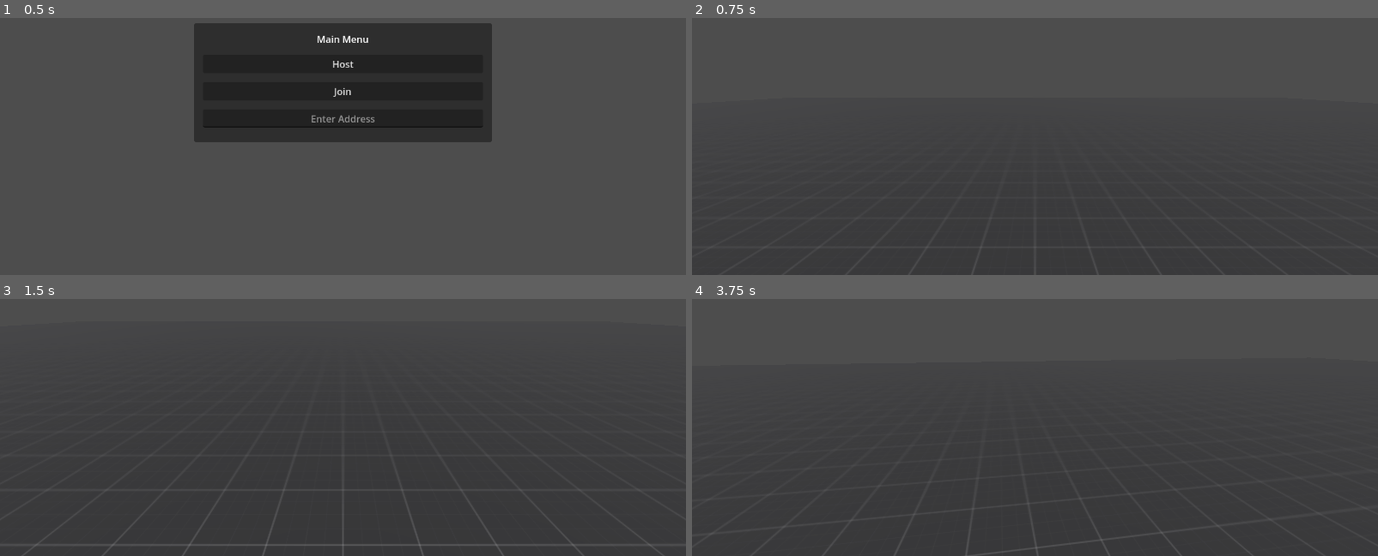
Above: before the commit, frames 1-4 (two rows, left to right).
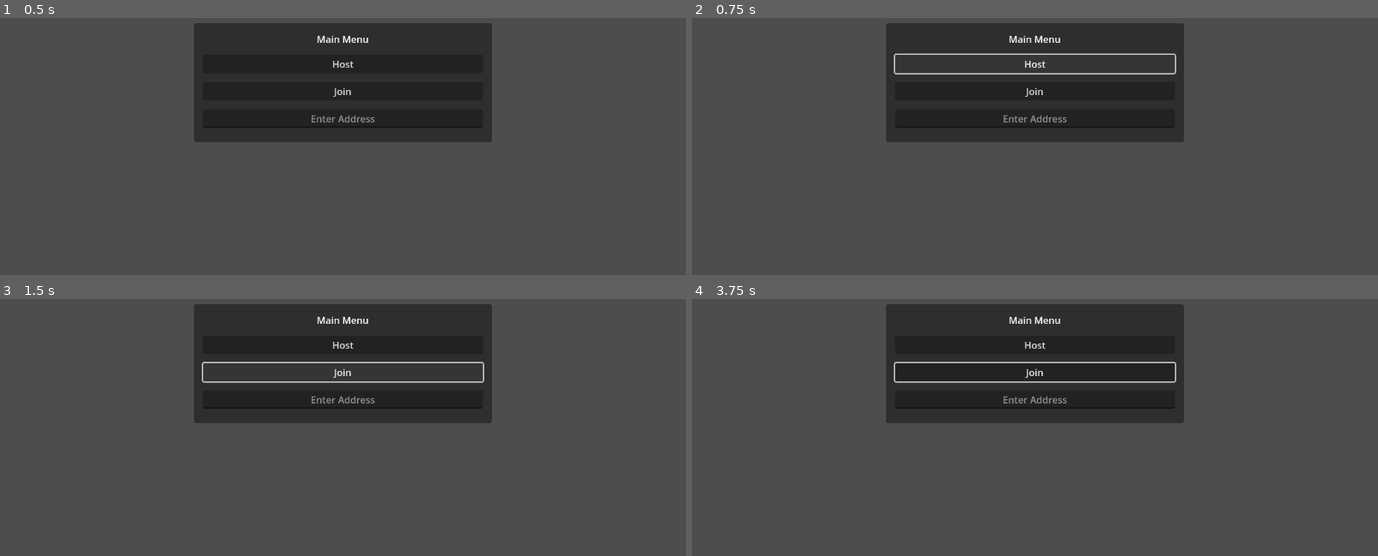
Above: after the commit, the same moments.

Repository: FailedIndustry/Industrial-Failure
Game: Godot game, scene res://Main.tscn
Two runs of this game, one before a commit and one after it. Both use one fixed random seed, a clock stepped at 60 frames per second and the inputs below. Before the commit the project starts from res://node_3d.tscn.
Inputs (mouse positions are in pixels of both pictures, inside the frame that each line leads up to):
- Up to frame 1 (0.5 s): no input
- Up to frame 2 (0.75 s): click "Host" at 0.5 s
- Up to frame 3 (1.5 s): click (343, 373) at 1.25 s, where only the run after the commit has a clickable "Join"
- Up to frame 4 (3.75 s): move the mouse to (1069, 363) at 2.02 s; hold W (up) from 2.03 s (still down); tap F at 2.1, 2.85, 3.6 s; move the mouse to (1000, 365) at 2.77 s; move the mouse to (1048, 358) at 3.52 s

Frame 1 is identical in both runs. In frame 2, 14% of the frame differs, in the area x 28-72%, y 2-43%; in frame 3, 10%; in frame 4, 16%.

Commit message:
way better structure

Diff:
--- /dev/null
+++ b/Client.gd
@@ -0,0 +1,16 @@
+extends "res://Multiplayer.gd"
+
+var join_server = func join_server(
+	remote_server,
+	port: int,
+	enet_peer: ENetMultiplayerPeer
+):
+	Logger.info("Joining server")
+	Logger.debug("\tServer: %s:%d" % [remote_server, port])
+
+	if enet_peer.create_client(remote_server, port) == Error.OK:
+		Logger.info("Connected to server")
+		return GenericResult.OK
+	else:
+		Logger.error("Unable to connect to server")
+		return GenericResult.SoftError
--- a/Main.gd
+++ b/Main.gd
@@ -1,22 +1,12 @@
 extends Node
 
-@onready var main_menu = $CanvasLayer/MainMenu
-@onready var address_eny = $CanvasLayer/MainMenu/MarginContainer/VBoxContainer/AddressEntry
-
 const PLAYER = preload("res://player.tscn")
-const PORT = 5413
-var enet_peer = ENetMultiplayerPeer.new()
-
-enum GenericResult {
-	OK,
-	SoftError,
-	HardError
-}
+const Server = preload("res://Server.gd")
+const Client = preload("res://Client.gd")
 
 # Called when the node enters the scene tree for the first time.
 func _ready():
 	Logger.debug("Main scene ready")
-
 
 # Called every frame. 'delta' is the elapsed time since the previous frame.
 func _process(delta):
@@ -27,79 +17,14 @@
 		Logger.info("Exiting game")
 		get_tree().quit()
 
-func retry_function(process: Callable, retries: int) -> GenericResult:
-	# Timer for retries
-	var timer: Timer
-	var start_timer = func():
-		if not timer:
-			timer = Timer.new()
-			timer.set_wait_time(1)
-		self.add_child(timer)
-		timer.start()
+func add_player(peer_id):
+	Logger.info("Creating player")
+	Logger.debug("Player id: %s" % peer_id)
 
-	var exit = func(exit_code: GenericResult):
-		if timer: timer.queue_free()
-		return exit_code
-
-	for i in retries:
-		match process.call():
-			GenericResult.OK:
-				return exit.call(GenericResult.OK)
-			GenericResult.HardError:
-				return exit.call(GenericResult.HardError)
-		Logger.debug("\tUnable to handle process. Retrying")
-
-		start_timer.call()
-
-	return exit.call(GenericResult.SoftError)
-
-func _on_host_button_pressed() -> GenericResult:
-	Logger.info("Creating host server")
-	main_menu.hide()
-
-	var server_start = func() -> GenericResult:
-		if not enet_peer.create_server(PORT) == Error.OK:
-			return GenericResult.OK
-		else:
-			return GenericResult.SoftError
-
-	var upnp_start = func() -> GenericResult:
-		if upnp_setup(): return GenericResult.SoftError
-		else: return GenericResult.OK
-
-	match retry_function(server_start, 5):
-		GenericResult.SoftError:
-			Logger.error("Unable to create Server")
-			return GenericResult.SoftError
-		GenericResult.HardError:
-			Logger.error("Hard error occured while starting UPNP")
-			return GenericResult.HardError
-		GenericResult.OK:
-			Logger.info("Created UPNP")
-
-	Logger.debug("\tCreated server on localhost:%s" % PORT)
-
-	# match retry_function(upnp_start, 5):
-	#	GenericResult.SoftError:
-	#		Logger.error("Unable to create UPNP")
-	#		return GenericResult.SoftError
-	#	GenericResult.HardError:
-	#		Logger.error("Hard error occured while starting UPNP")
-	#		return GenericResult.HardError
-	#	GenericResult.OK:
-	#		Logger.info("Created UPNP")
-
-
-	multiplayer.multiplayer_peer = enet_peer
-	multiplayer.peer_connected.connect(add_player)
-	multiplayer.peer_disconnected.connect(remove_player)
-
-	var host_player = multiplayer.get_unique_id()
-	add_player(host_player)
-	Logger.debug("\tConnected host player (id: %s) to server" % host_player)
-
-	Logger.info("Created Server")
-	return GenericResult.OK
+	var player = PLAYER.instantiate()
+	player.name = str(peer_id)
+	add_child(player)
+	Logger.info("Created Player")
 
 func remove_player(peer_id):
 	Logger.info("Removing player from scene")
@@ -110,43 +35,26 @@
 	else:
 		Logger.warn("\tAttempted to remove non-existant player")
 
-func _on_join_button_pressed():
-	var remote_server = "localhost"
-	Logger.info("Joining server")
-	Logger.debug("\tServer: %s:%d" % [remote_server, PORT])
+const PORT = 5413
+@onready var main_menu = $MainMenu/CanvasLayer/MainMenu
 
+func _on_host_button_pressed():
+	var enet_peer = ENetMultiplayerPeer.new()
+	var server = Server.new()
+
+	if server.start_server.call(PORT, enet_peer, false) != 0: return
+	multiplayer.multiplayer_peer = enet_peer
+	multiplayer.peer_connected.connect(add_player)
+	multiplayer.peer_disconnected.connect(remove_player)
 	main_menu.hide()
 
-	enet_peer.create_client(remote_server, PORT)
+	var host_player = multiplayer.get_unique_id()
+	add_player(host_player)
+
+func _on_join_button_pressed():
+	var enet_peer = ENetMultiplayerPeer.new()
+	var client = Client.new()
+
+	if client.join_server.call('localhost', PORT, enet_peer) !=0 : return
+	main_menu.hide()
 	multiplayer.multiplayer_peer = enet_peer
-	Logger.info("Connected to server")
-
-func add_player(peer_id):
-	Logger.info("Creating player")
-	Logger.debug("Player id: %s" % peer_id)
-
-	var player = PLAYER.instantiate()
-	player.name = str(peer_id)
-	add_child(player)
-	Logger.info("Created Player")
-
-func upnp_setup() -> GenericResult:
-	Logger.info("Setting up UPNP")
-	var upnp = UPNP.new()
-
-	var discover_result = upnp.discover()
-	if discover_result != UPNP.UPNP_RESULT_SUCCESS:
-		Logger.error("UPNP Discover Failed (err %s)" % discover_result)
-		return GenericResult.SoftError
-
-	if not upnp.get_gateway() or not upnp.get_gateway().is_valid_gateway():
-		Logger.error("UPNP Invalid Gateway")
-		return GenericResult.SoftError
-
-	var map_result = upnp.add_port_mapping(PORT)
-	if map_result != UPNP.UPNP_RESULT_SUCCESS:
-		Logger.error("UPNP Port Mapping Failed (err %s)" % map_result)
-		return GenericResult.SoftError
-
-	Logger.info("Created UPNP successfully at %s" % upnp.query_external_address())
-	return GenericResult.OK
--- /dev/null
+++ b/Main.tscn
@@ -0,0 +1,70 @@
+[gd_scene load_steps=3 format=3 uid="uid://cpxh5hbpbrlae"]
+
+[ext_resource type="Script" path="res://Main.gd" id="1_537cu"]
+[ext_resource type="PackedScene" uid="uid://dndmrhxy0lg5b" path="res://world_environment.tscn" id="1_v4ulg"]
+
+[node name="Main" type="Node"]
+script = ExtResource("1_537cu")
+
+[node name="Game" type="Node3D" parent="."]
+
+[node name="DirectionalLight3D" type="DirectionalLight3D" parent="Game"]
+transform = Transform3D(-0.866025, -0.433013, 0.25, 0, 0.5, 0.866025, -0.5, 0.75, -0.433013, 0, 0, 0)
+shadow_enabled = true
+
+[node name="Ground" parent="Game" instance=ExtResource("1_v4ulg")]
+script = null
+
+[node name="MainMenu" type="Node" parent="."]
+
+[node name="CanvasLayer" type="CanvasLayer" parent="MainMenu"]
+
+[node name="MainMenu" type="PanelContainer" parent="MainMenu/CanvasLayer"]
+custom_minimum_size = Vector2(500, 200)
+anchors_preset = 8
+anchor_left = 0.5
+anchor_top = 0.5
+anchor_right = 0.5
+anchor_bottom = 0.5
+offset_left = -59.0
+offset_top = -97.0
+offset_right = 59.0
+offset_bottom = 97.0
+grow_horizontal = 2
+grow_vertical = 2
+
+[node name="MarginContainer" type="MarginContainer" parent="MainMenu/CanvasLayer/MainMenu"]
+layout_mode = 2
+theme_override_constants/margin_left = 15
+theme_override_constants/margin_top = 15
+theme_override_constants/margin_right = 15
+theme_override_constants/margin_bottom = 15
+
+[node name="VBoxContainer" type="VBoxContainer" parent="MainMenu/CanvasLayer/MainMenu/MarginContainer"]
+layout_mode = 2
+theme_override_constants/separation = 15
+
+[node name="Label" type="Label" parent="MainMenu/CanvasLayer/MainMenu/MarginContainer/VBoxContainer"]
+layout_mode = 2
+text = "Main Menu"
+horizontal_alignment = 1
+
+[node name="HostButton" type="Button" parent="MainMenu/CanvasLayer/MainMenu/MarginContainer/VBoxContainer"]
+layout_mode = 2
+text = "Host"
+
+[node name="JoinButton" type="Button" parent="MainMenu/CanvasLayer/MainMenu/MarginContainer/VBoxContainer"]
+layout_mode = 2
+text = "Join"
+
+[node name="AddressEntry" type="LineEdit" parent="MainMenu/CanvasLayer/MainMenu/MarginContainer/VBoxContainer"]
+layout_mode = 2
+placeholder_text = "Enter Address"
+alignment = 1
+
+[node name="MultiplayerSpawner" type="MultiplayerSpawner" parent="."]
+_spawnable_scenes = PackedStringArray("res://player.tscn")
+spawn_path = NodePath("..")
+
+[connection signal="pressed" from="MainMenu/CanvasLayer/MainMenu/MarginContainer/VBoxContainer/HostButton" to="." method="_on_host_button_pressed"]
+[connection signal="pressed" from="MainMenu/CanvasLayer/MainMenu/MarginContainer/VBoxContainer/JoinButton" to="." method="_on_join_button_pressed"]
--- /dev/null
+++ b/Multiplayer.gd
@@ -0,0 +1,22 @@
+extends Node
+
+
+enum GenericResult {
+	OK,
+	SoftError,
+	HardError
+}
+
+func retry_function(process: Callable, retries: int) -> GenericResult:
+	for i in retries:
+		match process.call():
+			GenericResult.OK:
+				Logger.info("retry_function: Success")
+				return GenericResult.OK
+			GenericResult.HardError:
+				Logger.error("retry_function: Encountered hard error")
+				return GenericResult.HardError
+
+		Logger.debug("\tretry_function: Unable to handle process. Retrying")
+
+	return GenericResult.SoftError
--- /dev/null
+++ b/Server.gd
@@ -0,0 +1,56 @@
+extends "res://Multiplayer.gd"
+
+var start_server = func start_server(
+	port: int,
+	enet_peer: ENetMultiplayerPeer,
+	upnp: bool = false,
+) -> GenericResult:
+	Logger.info("Creating host server")
+
+	var server_start = func() -> GenericResult:
+		if enet_peer.create_server(port) == Error.OK:
+			return GenericResult.OK
+		else:
+			return GenericResult.SoftError
+
+	var upnp_start = func() -> GenericResult:
+		if upnp_setup.call(): return GenericResult.SoftError
+		else: return GenericResult.OK
+
+	Logger.info("Starting server")
+	var server_result = await retry_function(server_start, 5)
+	if server_result == GenericResult.OK:
+		Logger.debug("\tCreated server on localhost:%s" % port)
+	else:
+		return server_result
+
+	if upnp:
+		var upnp_result = await retry_function(func(): upnp_start.call(port), 5)
+		if upnp_result == GenericResult.OK:
+			Logger.debug("\tCreated upnp on localhost:%s" % port)
+		else:
+			return upnp_result
+
+	Logger.info("Created Server")
+	return GenericResult.OK
+
+var upnp_setup = func upnp_setup(port: int) -> GenericResult:
+	Logger.info("Setting up UPNP")
+	var upnp = UPNP.new()
+
+	var discover_result = upnp.discover()
+	if discover_result != UPNP.UPNP_RESULT_SUCCESS:
+		Logger.error("UPNP Discover Failed (err %s)" % discover_result)
+		return GenericResult.SoftError
+
+	if not upnp.get_gateway() or not upnp.get_gateway().is_valid_gateway():
+		Logger.error("UPNP Invalid Gateway")
+		return GenericResult.SoftError
+
+	var map_result = upnp.add_port_mapping(port)
+	if map_result != UPNP.UPNP_RESULT_SUCCESS:
+		Logger.error("UPNP port Mapping Failed (err %s)" % map_result)
+		return GenericResult.SoftError
+
+	Logger.info("Created UPNP successfully at %s" % upnp.query_external_address())
+	return GenericResult.OK
--- a/node_3d.tscn
+++ /dev/null
@@ -1,68 +0,0 @@
-[gd_scene load_steps=3 format=3 uid="uid://q7ava2ndfeyd"]
-
-[ext_resource type="PackedScene" uid="uid://dndmrhxy0lg5b" path="res://world_environment.tscn" id="1_35n66"]
-[ext_resource type="Script" path="res://Main.gd" id="1_hty0h"]
-
-[node name="Main" type="Node"]
-script = ExtResource("1_hty0h")
-
-[node name="Game" type="Node3D" parent="."]
-
-[node name="DirectionalLight3D" type="DirectionalLight3D" parent="Game"]
-transform = Transform3D(-0.866025, -0.433013, 0.25, 0, 0.5, 0.866025, -0.5, 0.75, -0.433013, 0, 0, 0)
-shadow_enabled = true
-
-[node name="Ground" parent="Game" instance=ExtResource("1_35n66")]
-script = null
-
-[node name="CanvasLayer" type="CanvasLayer" parent="."]
-
-[node name="MainMenu" type="PanelContainer" parent="CanvasLayer"]
-custom_minimum_size = Vector2(500, 200)
-anchors_preset = 8
-anchor_left = 0.5
-anchor_top = 0.5
-anchor_right = 0.5
-anchor_bottom = 0.5
-offset_left = -59.0
-offset_top = -97.0
-offset_right = 59.0
-offset_bottom = 97.0
-grow_horizontal = 2
-grow_vertical = 2
-
-[node name="MarginContainer" type="MarginContainer" parent="CanvasLayer/MainMenu"]
-layout_mode = 2
-theme_override_constants/margin_left = 15
-theme_override_constants/margin_top = 15
-theme_override_constants/margin_right = 15
-theme_override_constants/margin_bottom = 15
-
-[node name="VBoxContainer" type="VBoxContainer" parent="CanvasLayer/MainMenu/MarginContainer"]
-layout_mode = 2
-theme_override_constants/separation = 15
-
-[node name="Label" type="Label" parent="CanvasLayer/MainMenu/MarginContainer/VBoxContainer"]
-layout_mode = 2
-text = "Main Menu"
-horizontal_alignment = 1
-
-[node name="HostButton" type="Button" parent="CanvasLayer/MainMenu/MarginContainer/VBoxContainer"]
-layout_mode = 2
-text = "Host"
-
-[node name="JoinButton" type="Button" parent="CanvasLayer/MainMenu/MarginContainer/VBoxContainer"]
-layout_mode = 2
-text = "Join"
-
-[node name="AddressEntry" type="LineEdit" parent="CanvasLayer/MainMenu/MarginContainer/VBoxContainer"]
-layout_mode = 2
-placeholder_text = "Enter Address"
-alignment = 1
-
-[node name="MultiplayerSpawner" type="MultiplayerSpawner" parent="."]
-_spawnable_scenes = PackedStringArray("res://player.tscn")
-spawn_path = NodePath("..")
-
-[connection signal="pressed" from="CanvasLayer/MainMenu/MarginContainer/VBoxContainer/HostButton" to="." method="_on_host_button_pressed"]
-[connection signal="pressed" from="CanvasLayer/MainMenu/MarginContainer/VBoxContainer/JoinButton" to="." method="_on_join_button_pressed"]
--- a/project.godot
+++ b/project.godot
@@ -11,7 +11,7 @@
 [application]
 
 config/name="Projects"
-run/main_scene="res://node_3d.tscn"
+run/main_scene="res://Main.tscn"
 config/features=PackedStringArray("4.1", "Forward Plus")
 config/icon="res://icon.svg"
 
Empty file added: utils.gd
